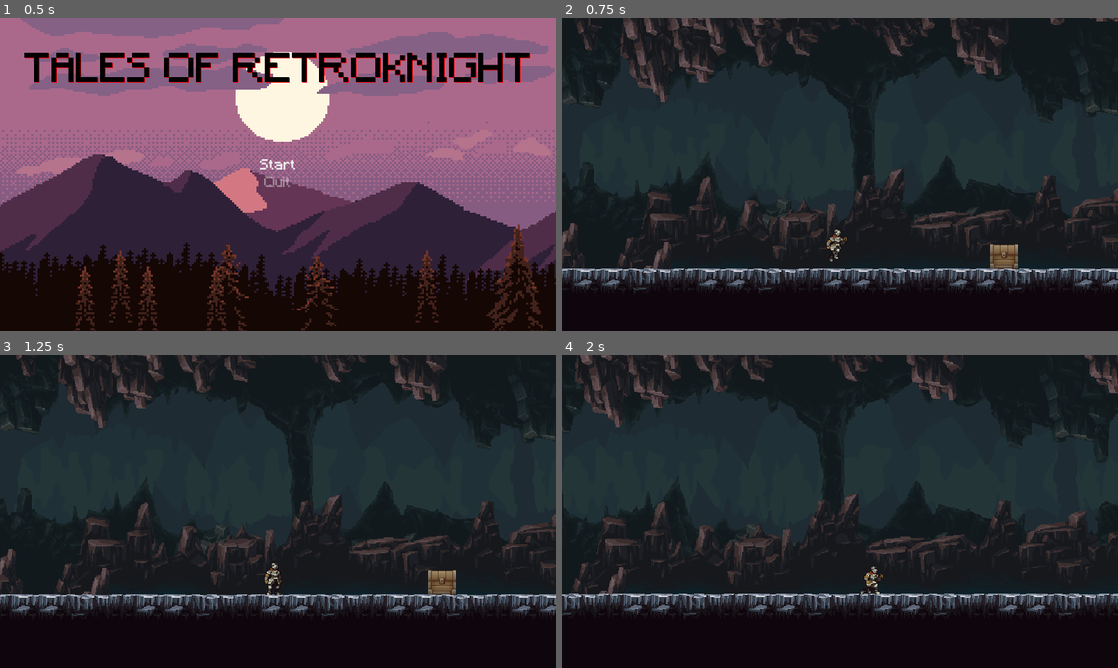
Above: before the commit, frames 1-4 (two rows, left to right).
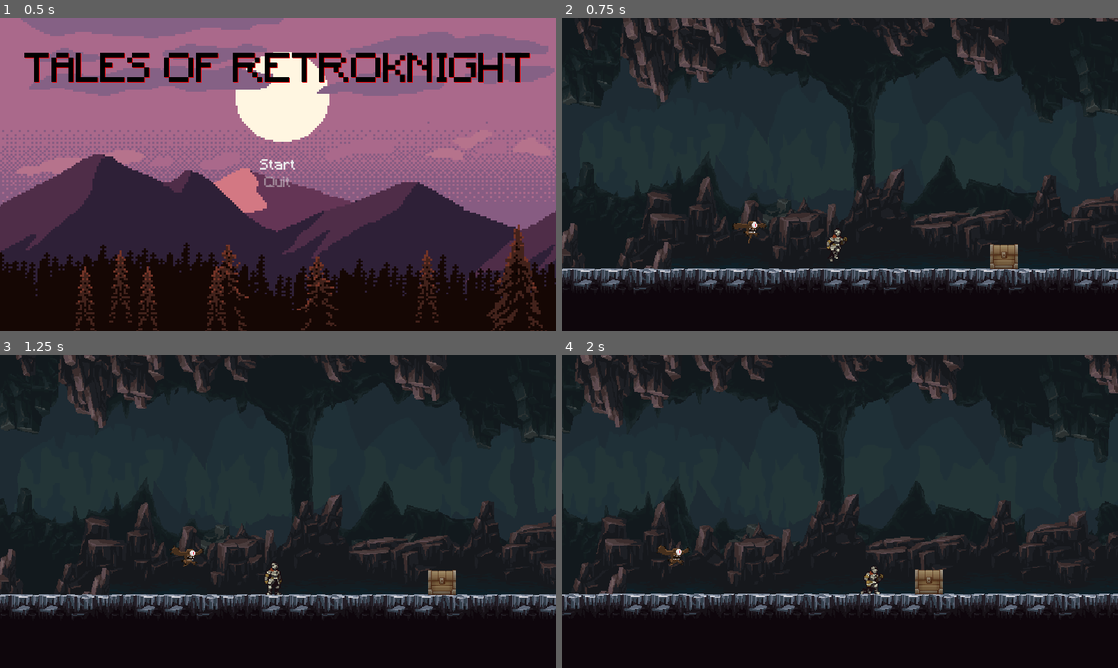
Above: after the commit, the same moments.

Repository: Astrol99/RetroKnight
Game: Godot game, scene res://scenes/MainMenu.tscn
Two runs of this game, one before a commit and one after it. Both use one fixed random seed, a clock stepped at 60 frames per second and the inputs below.
Inputs (mouse positions are in pixels of both pictures, inside the frame that each line leads up to):
- Up to frame 1 (0.5 s): no input
- Up to frame 2 (0.75 s): click "Start" at 0.5 s
- Up to frame 3 (1.25 s): no input
- Up to frame 4 (2 s): move the mouse to (962, 495) at 1.27 s; hold Right (ui_right) from 1.28 s (still down); tap Shift (roll) at 1.35 s; tap Up (ui_up) at 1.52 s

Frame 1 is identical in both runs. In frame 2, 0.1% of the frame differs, in the area x 30-81%, y 64-81%; in frame 3, 0.1%; in frame 4, 0.5%, in the area x 17-69%, y 60-77%.

Commit message:
Added Flying Eye Enemy
- Added Stats scene for reusability for future entities
- Signal system and setgetter for when manipulating stats
- Knockback from hitbox to target entity

Diff:
--- a/project.godot
+++ b/project.godot
@@ -98,6 +98,7 @@
 2d_physics/layer_2="Player"
 2d_physics/layer_3="PlayerHurtbox"
 2d_physics/layer_4="EntityHurtbox"
+2d_physics/layer_5="Enemy"
 
 [physics]
 
--- /dev/null
+++ b/scenes/Flying Eye.tscn
@@ -0,0 +1,166 @@
+[gd_scene load_steps=35 format=2]
+
+[ext_resource path="res://assets/sprites/Monsters_Creatures_Fantasy/Flying eye/Attack.png" type="Texture" id=1]
+[ext_resource path="res://assets/sprites/Monsters_Creatures_Fantasy/Flying eye/Take Hit.png" type="Texture" id=2]
+[ext_resource path="res://assets/sprites/Monsters_Creatures_Fantasy/Flying eye/Flight.png" type="Texture" id=3]
+[ext_resource path="res://assets/sprites/Monsters_Creatures_Fantasy/Flying eye/Death.png" type="Texture" id=4]
+[ext_resource path="res://scenes/Hurtbox.tscn" type="PackedScene" id=5]
+[ext_resource path="res://scripts/Flying Eye.gd" type="Script" id=6]
+[ext_resource path="res://scenes/Stats.tscn" type="PackedScene" id=7]
+
+[sub_resource type="AtlasTexture" id=1]
+atlas = ExtResource( 2 )
+region = Rect2( 0, 0, 150, 150 )
+
+[sub_resource type="AtlasTexture" id=2]
+atlas = ExtResource( 2 )
+region = Rect2( 150, 0, 150, 150 )
+
+[sub_resource type="AtlasTexture" id=3]
+atlas = ExtResource( 2 )
+region = Rect2( 300, 0, 150, 150 )
+
+[sub_resource type="AtlasTexture" id=4]
+atlas = ExtResource( 2 )
+region = Rect2( 450, 0, 150, 150 )
+
+[sub_resource type="AtlasTexture" id=5]
+atlas = ExtResource( 4 )
+region = Rect2( 0, 0, 150, 150 )
+
+[sub_resource type="AtlasTexture" id=6]
+atlas = ExtResource( 4 )
+region = Rect2( 150, 0, 150, 150 )
+
+[sub_resource type="AtlasTexture" id=7]
+atlas = ExtResource( 4 )
+region = Rect2( 300, 0, 150, 150 )
+
+[sub_resource type="AtlasTexture" id=8]
+atlas = ExtResource( 4 )
+region = Rect2( 450, 0, 150, 150 )
+
+[sub_resource type="AtlasTexture" id=9]
+atlas = ExtResource( 3 )
+region = Rect2( 0, 0, 150, 150 )
+
+[sub_resource type="AtlasTexture" id=10]
+atlas = ExtResource( 3 )
+region = Rect2( 150, 0, 150, 150 )
+
+[sub_resource type="AtlasTexture" id=11]
+atlas = ExtResource( 3 )
+region = Rect2( 300, 0, 150, 150 )
+
+[sub_resource type="AtlasTexture" id=12]
+atlas = ExtResource( 3 )
+region = Rect2( 450, 0, 150, 150 )
+
+[sub_resource type="AtlasTexture" id=13]
+atlas = ExtResource( 3 )
+region = Rect2( 600, 0, 150, 150 )
+
+[sub_resource type="AtlasTexture" id=14]
+atlas = ExtResource( 3 )
+region = Rect2( 750, 0, 150, 150 )
+
+[sub_resource type="AtlasTexture" id=15]
+atlas = ExtResource( 3 )
+region = Rect2( 900, 0, 150, 150 )
+
+[sub_resource type="AtlasTexture" id=16]
+atlas = ExtResource( 3 )
+region = Rect2( 1050, 0, 150, 150 )
+
+[sub_resource type="AtlasTexture" id=17]
+atlas = ExtResource( 1 )
+region = Rect2( 0, 0, 150, 150 )
+
+[sub_resource type="AtlasTexture" id=18]
+atlas = ExtResource( 1 )
+region = Rect2( 150, 0, 150, 150 )
+
+[sub_resource type="AtlasTexture" id=19]
+atlas = ExtResource( 1 )
+region = Rect2( 300, 0, 150, 150 )
+
+[sub_resource type="AtlasTexture" id=20]
+atlas = ExtResource( 1 )
+region = Rect2( 450, 0, 150, 150 )
+
+[sub_resource type="AtlasTexture" id=21]
+atlas = ExtResource( 1 )
+region = Rect2( 600, 0, 150, 150 )
+
+[sub_resource type="AtlasTexture" id=22]
+atlas = ExtResource( 1 )
+region = Rect2( 750, 0, 150, 150 )
+
+[sub_resource type="AtlasTexture" id=23]
+atlas = ExtResource( 1 )
+region = Rect2( 900, 0, 150, 150 )
+
+[sub_resource type="AtlasTexture" id=24]
+atlas = ExtResource( 1 )
+region = Rect2( 1050, 0, 150, 150 )
+
+[sub_resource type="SpriteFrames" id=25]
+animations = [ {
+"frames": [ SubResource( 1 ), SubResource( 2 ), SubResource( 3 ), SubResource( 4 ) ],
+"loop": false,
+"name": "takehit",
+"speed": 5.0
+}, {
+"frames": [ SubResource( 5 ), SubResource( 6 ), SubResource( 7 ), SubResource( 8 ) ],
+"loop": false,
+"name": "death",
+"speed": 5.0
+}, {
+"frames": [ SubResource( 9 ), SubResource( 10 ), SubResource( 11 ), SubResource( 12 ), SubResource( 13 ), SubResource( 14 ), SubResource( 15 ), SubResource( 16 ) ],
+"loop": true,
+"name": "flight",
+"speed": 5.0
+}, {
+"frames": [ SubResource( 17 ), SubResource( 18 ), SubResource( 19 ), SubResource( 20 ), SubResource( 21 ), SubResource( 22 ), SubResource( 23 ), SubResource( 24 ) ],
+"loop": false,
+"name": "attack",
+"speed": 5.0
+} ]
+
+[sub_resource type="CapsuleShape2D" id=26]
+radius = 13.0
+height = 12.0
+
+[sub_resource type="CircleShape2D" id=27]
+radius = 15.0
+
+[node name="Flying Eye" type="KinematicBody2D"]
+collision_layer = 16
+script = ExtResource( 6 )
+
+[node name="AnimatedSprite" type="AnimatedSprite" parent="."]
+frames = SubResource( 25 )
+animation = "flight"
+frame = 6
+speed_scale = 2.0
+playing = true
+
+[node name="CollisionShape2D" type="CollisionShape2D" parent="."]
+position = Vector2( 4, 1 )
+rotation = 1.5708
+shape = SubResource( 26 )
+
+[node name="Hurtbox" parent="." instance=ExtResource( 5 )]
+collision_layer = 8
+
+[node name="CollisionShape2D" parent="Hurtbox" index="0"]
+position = Vector2( 4, 1 )
+shape = SubResource( 27 )
+
+[node name="Stats" parent="." instance=ExtResource( 7 )]
+max_health = 5
+
+[connection signal="area_entered" from="Hurtbox" to="." method="_on_Hurtbox_area_entered"]
+[connection signal="no_health" from="Stats" to="." method="_on_Stats_no_health"]
+
+[editable path="Hurtbox"]
--- a/scenes/Hitbox.tscn
+++ b/scenes/Hitbox.tscn
@@ -1,7 +1,10 @@
-[gd_scene format=2]
+[gd_scene load_steps=2 format=2]
+
+[ext_resource path="res://scripts/Hitbox.gd" type="Script" id=1]
 
 [node name="Hitbox" type="Area2D"]
 collision_layer = 0
 collision_mask = 0
+script = ExtResource( 1 )
 
 [node name="CollisionShape2D" type="CollisionShape2D" parent="."]
--- a/scenes/Player.tscn
+++ b/scenes/Player.tscn
@@ -8,6 +8,7 @@
 [ext_resource path="res://assets/sprites/FreeKnight_v1/Colour1/Outline/120x80_PNGSheets/_Attack.png" type="Texture" id=6]
 [ext_resource path="res://scenes/Hitbox.tscn" type="PackedScene" id=7]
 [ext_resource path="res://assets/sprites/FreeKnight_v1/Colour1/Outline/120x80_PNGSheets/_Roll.png" type="Texture" id=8]
+[ext_resource path="res://scripts/SwordHitbox.gd" type="Script" id=9]
 
 [sub_resource type="CapsuleShape2D" id=41]
 height = 18.0
@@ -52,13 +53,13 @@
 "values": [ 0, 1, 2, 3 ]
 }
 tracks/3/type = "value"
-tracks/3/path = NodePath("../Hitbox/CollisionShape2D:disabled")
+tracks/3/path = NodePath("../SwordHitbox/CollisionShape2D:disabled")
 tracks/3/interp = 1
 tracks/3/loop_wrap = true
 tracks/3/imported = false
 tracks/3/enabled = true
 tracks/3/keys = {
-"times": PoolRealArray( 0, 0.4 ),
+"times": PoolRealArray( 0.1, 0.4 ),
 "transitions": PoolRealArray( 1, 1 ),
 "update": 1,
 "values": [ false, true ]
@@ -375,8 +376,8 @@
 
 [node name="Sprite" type="Sprite" parent="."]
 position = Vector2( 0, -20 )
-texture = ExtResource( 8 )
-hframes = 12
+texture = ExtResource( 6 )
+hframes = 4
 
 [node name="CollisionShape2D" type="CollisionShape2D" parent="."]
 position = Vector2( -1, 1 )
@@ -397,13 +398,15 @@
 anim_player = NodePath("../AnimationPlayer")
 parameters/playback = SubResource( 54 )
 
-[node name="Hitbox" parent="." instance=ExtResource( 7 )]
+[node name="SwordHitbox" parent="." instance=ExtResource( 7 )]
 position = Vector2( 33.5, -1.5 )
 collision_mask = 8
-
-[node name="CollisionShape2D" parent="Hitbox" index="0"]
+script = ExtResource( 9 )
+
+[node name="CollisionShape2D" parent="SwordHitbox" index="0"]
 shape = SubResource( 64 )
+disabled = true
 
 [connection signal="animation_finished" from="AnimationPlayer" to="." method="_on_AnimationPlayer_animation_finished"]
 
-[editable path="Hitbox"]
+[editable path="SwordHitbox"]
--- /dev/null
+++ b/scenes/Stats.tscn
@@ -0,0 +1,6 @@
+[gd_scene load_steps=2 format=2]
+
+[ext_resource path="res://scripts/Stats.gd" type="Script" id=1]
+
+[node name="Stats" type="Node"]
+script = ExtResource( 1 )
--- a/scenes/World.tscn
+++ b/scenes/World.tscn
@@ -7,6 +7,7 @@
 [ext_resource path="res://assets/sprites/PixelFantasy_Caves_1.0/background2.png" type="Texture" id=5]
 [ext_resource path="res://assets/sprites/PixelFantasy_Caves_1.0/background3.png" type="Texture" id=6]
 [ext_resource path="res://assets/sprites/PixelFantasy_Caves_1.0/background4b.png" type="Texture" id=7]
+[ext_resource path="res://scenes/Flying Eye.tscn" type="PackedScene" id=8]
 
 [sub_resource type="ConvexPolygonShape2D" id=1]
 points = PoolVector2Array( 0, 0, 16, 0, 16, 32, 0, 32 )
@@ -839,9 +840,6 @@
 texture = ExtResource( 7 )
 centered = false
 
-[node name="Chest" parent="." instance=ExtResource( 2 )]
-position = Vector2( 640, 320 )
-
 [node name="TileMap" type="TileMap" parent="."]
 tile_set = SubResource( 13 )
 cell_size = Vector2( 16, 16 )
@@ -849,6 +847,12 @@
 format = 1
 tile_data = PoolIntArray( 983082, 53, 0, 983083, 53, 0, 1048619, 53, 0, 1048620, 53, 0, 1114156, 53, 0, 1179688, 53, 0, …(5777 unchanged characters)…
 
+[node name="Chest" parent="." instance=ExtResource( 2 )]
+position = Vector2( 640, 320 )
+
+[node name="Flying Eye" parent="." instance=ExtResource( 8 )]
+position = Vector2( 344, 304 )
+
 [node name="Player" parent="." instance=ExtResource( 3 )]
 position = Vector2( 451, 317 )
 
--- /dev/null
+++ b/scripts/Flying Eye.gd
@@ -0,0 +1,16 @@
+extends KinematicBody2D
+
+onready var stats = $Stats
+
+var knockback = Vector2.ZERO
+
+func _physics_process(delta):
+	knockback = knockback.move_toward(Vector2.ZERO, 200 * delta)
+	knockback = move_and_slide(knockback)
+
+func _on_Hurtbox_area_entered(area):
+	stats.health -= area.damage
+	knockback = area.knockback_vector * 100
+
+func _on_Stats_no_health():
+	queue_free()
--- /dev/null
+++ b/scripts/Hitbox.gd
@@ -0,0 +1,3 @@
+extends Area2D
+
+export var damage = 1
--- a/scripts/Player.gd
+++ b/scripts/Player.gd
@@ -3,14 +3,14 @@
 onready var _sprite = $Sprite
 onready var _animation_tree = $AnimationTree
 onready var _animation_state = _animation_tree.get("parameters/playback")
-onready var _hitbox = $Hitbox
+onready var _sword_hitbox = $SwordHitbox
 
-const ACCELERATION : float = 500.0
-const MAX_SPEED : float = 150.0
-const FRICTION : float = 0.25
-const GRAVITY : float = 400.0
-const JUMP_FORCE : float = 200.0
-const ROLL_SPEED : float = 100.0
+export(float) var ACCELERATION : float = 500.0
+export(float) var MAX_SPEED : float = 150.0
+export(float) var FRICTION : float = 0.25
+export(float) var GRAVITY : float = 400.0
+export(float) var JUMP_FORCE : float = 200.0
+export(float) var ROLL_SPEED : float = 100.0
 
 # States
 enum {
@@ -25,6 +25,7 @@
 
 func _ready():
 	_animation_tree.active = true
+	_sword_hitbox.knockback_vector = roll_vector
 
 func _physics_process(delta):
 	match state:
@@ -44,16 +45,18 @@
 	# Horizontal movement
 	if x_input != 0:
 		roll_vector = Vector2(x_input, 0)
+		_sword_hitbox.knockback_vector = Vector2(x_input, 0)
+
 		velocity.x += x_input * ACCELERATION * delta
 		velocity.x = clamp(velocity.x, -MAX_SPEED, MAX_SPEED)
 		# Flip sprite and hitbox position
 
 		if x_input < 0:
 			_sprite.flip_h = true
-			_hitbox.position.x = -abs(_hitbox.position.x) # Always be negative
+			_sword_hitbox.position.x = -abs(_sword_hitbox.position.x) # Always be negative
 		else:
 			_sprite.flip_h = false
-			_hitbox.position.x = abs(_hitbox.position.x) # Always be positive
+			_sword_hitbox.position.x = abs(_sword_hitbox.position.x) # Always be positive
 
 		if is_on_floor():
 			_animation_state.travel("run")
--- /dev/null
+++ b/scripts/Stats.gd
@@ -0,0 +1,11 @@
+extends Node
+
+export var max_health = 1
+onready var health = max_health setget set_health
+
+signal no_health
+
+func set_health(value):
+	health = value
+	if health <= 0:
+		emit_signal("no_health")
--- /dev/null
+++ b/scripts/SwordHitbox.gd
@@ -0,0 +1,3 @@
+extends "res://scripts/Hitbox.gd"
+
+var knockback_vector = Vector2.ZERO
Not shown: 1 places in scenes/Player.tscn that only renumber resources
Not shown: 1 places in scenes/World.tscn that only renumber resources
